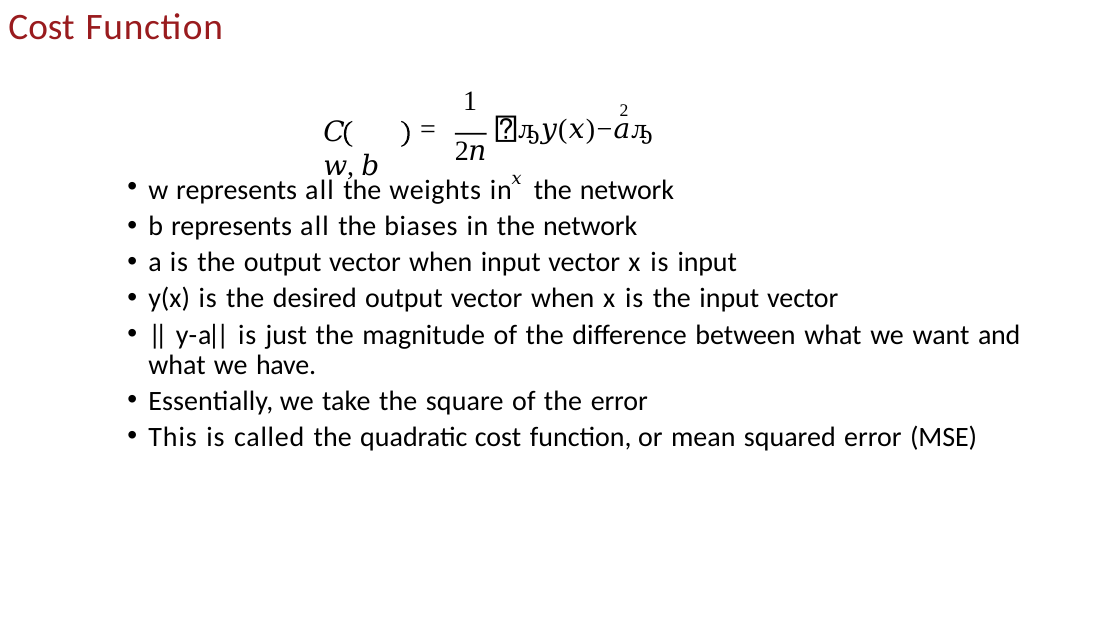
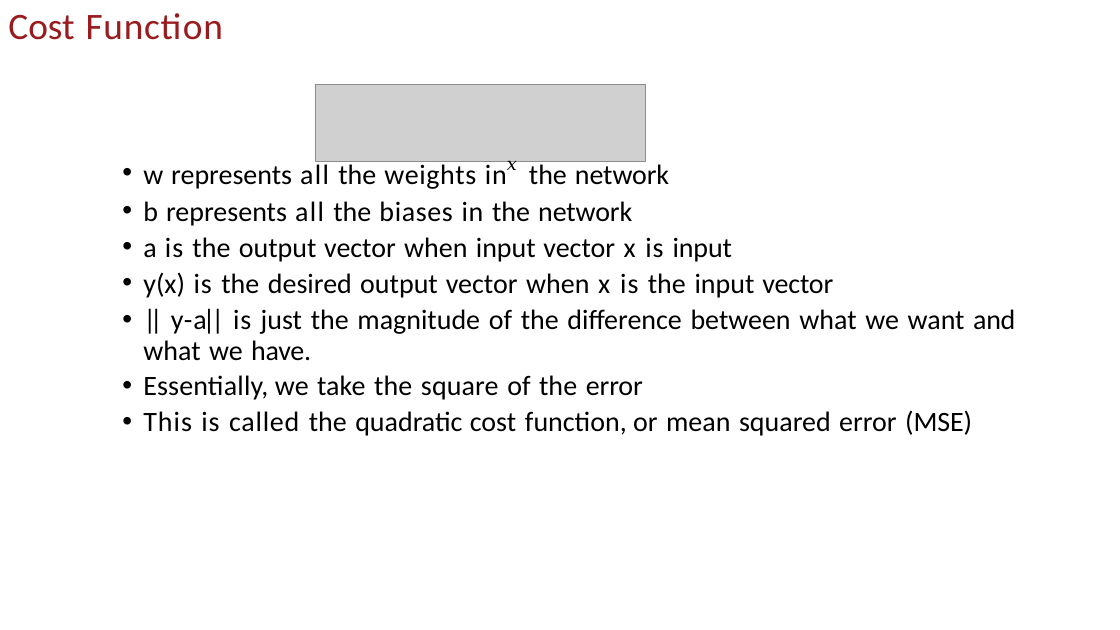
Before and after one commit to uscee105/ee105, a slide deck: slide 59 of assets/module-4-ml/mod-4-lecture-19-20-nn.pptx. Drawn at 1120x630 pixels with LibreOffice and Linux fonts; fonts in the diff are those of the drawing; grey boxes stand for pictures; background and template pictures are left out. Boxes give left, top, right and bottom in pixels: in the first picture for what was removed or moved away, otherwise in the second. Text is boxed around its words. In the diff, an @@ line names an element or a change of style, - is before the commit and + after.

```diff
--- a/assets/module-4-ml/mod-4-lecture-19-20-nn.pptx
+++ b/assets/module-4-ml/mod-4-lecture-19-20-nn.pptx
@@ picture added at [315, 84, 645, 161] @@
@@ text removed at [463, 91, 629, 138] @@
-1 2
-= ෍ԡ𝑦(𝑥)−𝑎ԡ
@@ text "w represents all the weights ...": place and size @@
-text "w represents all the weights ..." at [148, 175, 1020, 451]
+text "w represents all the weights ..." at [143, 161, 1015, 436]
@@ text removed at [323, 120, 379, 181] @@
-𝐶 𝑤, 𝑏
@@ freeform shape removed at [344, 121, 409, 147] @@
@@ freeform shape removed at [455, 133, 486, 134] @@
@@ text removed at [455, 141, 487, 160] @@
-2𝑛
```
Also in this commit, not shown: 2 other slides changed, 4 slides added, 9 slides removed, 7 other files.
